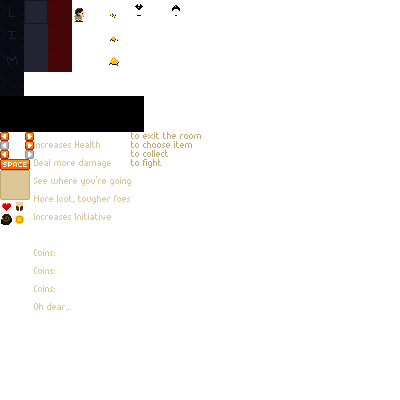
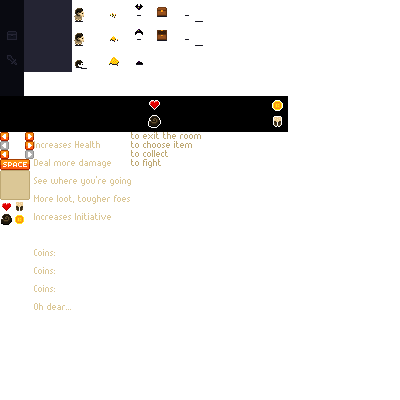
Two versions of the same layered image (w=400, h=400). Layer-by-layer changes:
painted on "main" over left=0, top=0, right=203, bottom=96
added layer "icons copy" in group "ITEMS" over left=148, top=100, right=283, bottom=128
added layer "BG copy" in group "ITEMS" over left=144, top=96, right=288, bottom=132
